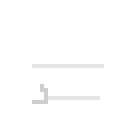
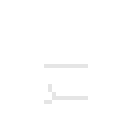
Comparing the layer stacks of the two (128, 128) images. Changes:
painted on "Layer 2" over [32, 64, 104, 104]
